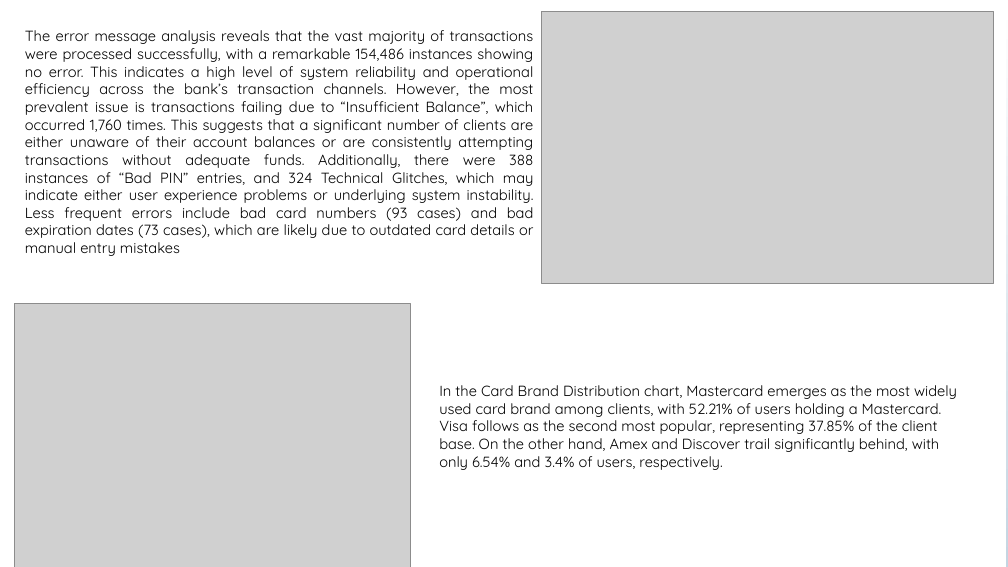
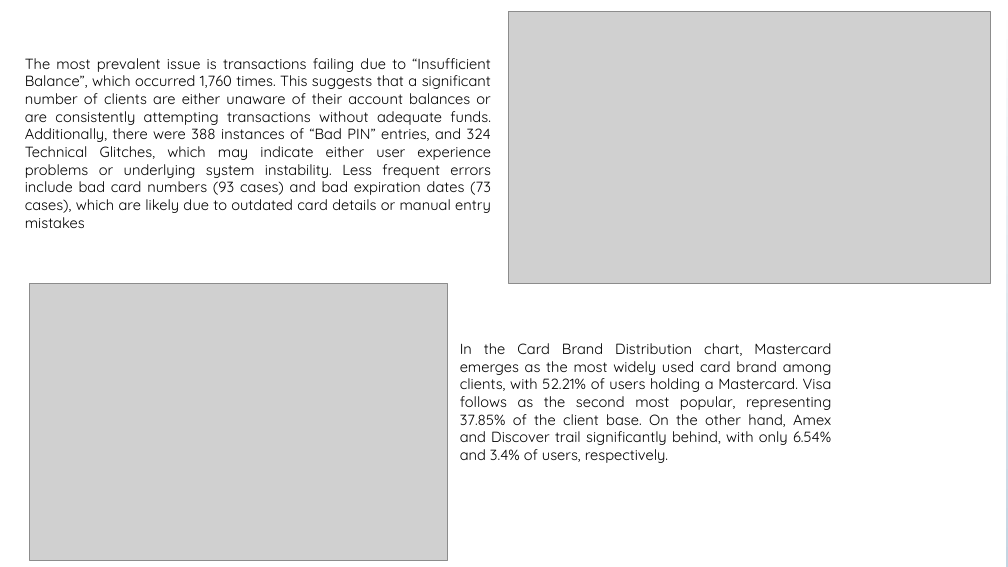
Before and after one commit to Katiechiamaka/Aurora-Bank-Financial-Analysis, a slide deck: slide 14 of Aurora Bank Analysis Presentation.pptx. Drawn at 1008x567 pixels with LibreOffice and Linux fonts; fonts in the diff are those of the drawing; grey boxes stand for pictures. Boxes give left, top, right and bottom in pixels: in the first picture for what was removed or moved away, otherwise in the second. Text is boxed around its words. In the diff, an @@ line names an element or a change of style, - is before the commit and + after.

```diff
--- a/Aurora Bank Analysis Presentation.pptx
+++ b/Aurora Bank Analysis Presentation.pptx
@@ picture: place and size @@
-picture at bbox=[541, 11, 994, 284]
+picture at bbox=[509, 11, 991, 284]
@@ text at bbox=[25, 58, 491, 228]: text changed @@
-The error message analysis reveals that the vast majority of transactions were processed successfully, with a remarkable 154,486 instances showing no error. This indicates a high level of system reliability and operational efficiency across the bank’s transaction channels. However, the most prevalent issue is transactions failing due to “Insufficient Balance”, which occurred 1,760 times. This suggests that a significant number of clients are either unaware of their account balances or are consistently attempting transactions without adequate funds. Additionally, there were 388 instances of “Bad PIN” entries, and 324 Technical Glitches, which may indicate either user experience problems or underlying system instability. Less frequent errors include bad card numbers (93 cases) and bad expiration dates (73 cases), which are likely due to outdated card details or manual entry mistakes
+The most prevalent issue is transactions failing due to “Insufficient Balance”, which occurred 1,760 times. This suggests that a significant number of clients are either unaware of their account balances or are consistently attempting transactions without adequate funds. Additionally, there were 388 instances of “Bad PIN” entries, and 324 Technical Glitches, which may indicate either user experience problems or underlying system instability. Less frequent errors include bad card numbers (93 cases) and bad expiration dates (73 cases), which are likely due to outdated card details or manual entry mistakes
@@ picture: place and size @@
-picture at bbox=[14, 304, 411, 567]
+picture at bbox=[30, 284, 448, 561]
@@ text "In the Card Brand Distribution ...": place and size @@
-text "In the Card Brand Distribution ..." at bbox=[439, 385, 957, 470]
+text "In the Card Brand Distribution ..." at bbox=[460, 343, 832, 463]
@@ text "In the Card Brand Distribution ..." at bbox=[460, 343, 832, 463]: alignment left to justified @@
```
Also in this commit, not shown: 1 other slide changed.
